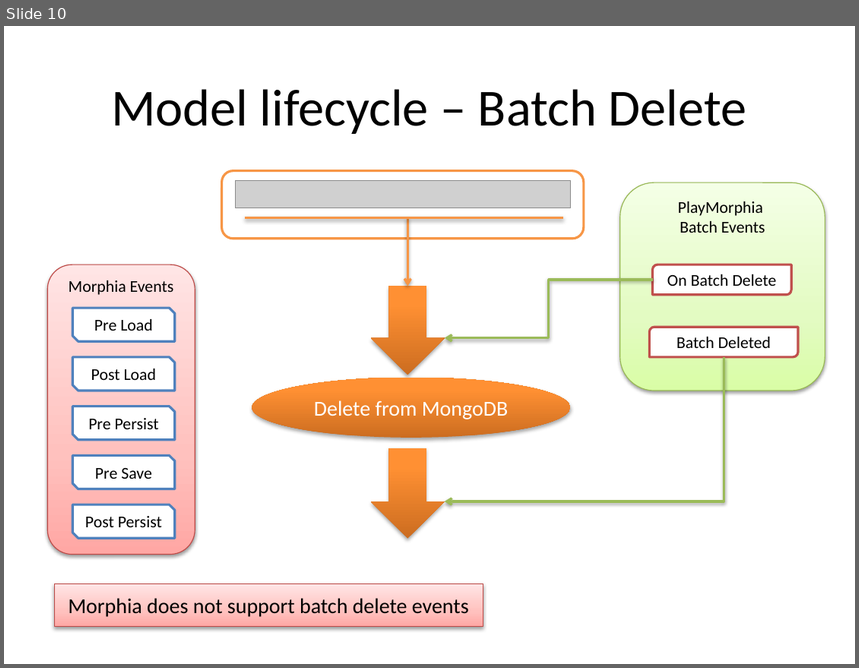
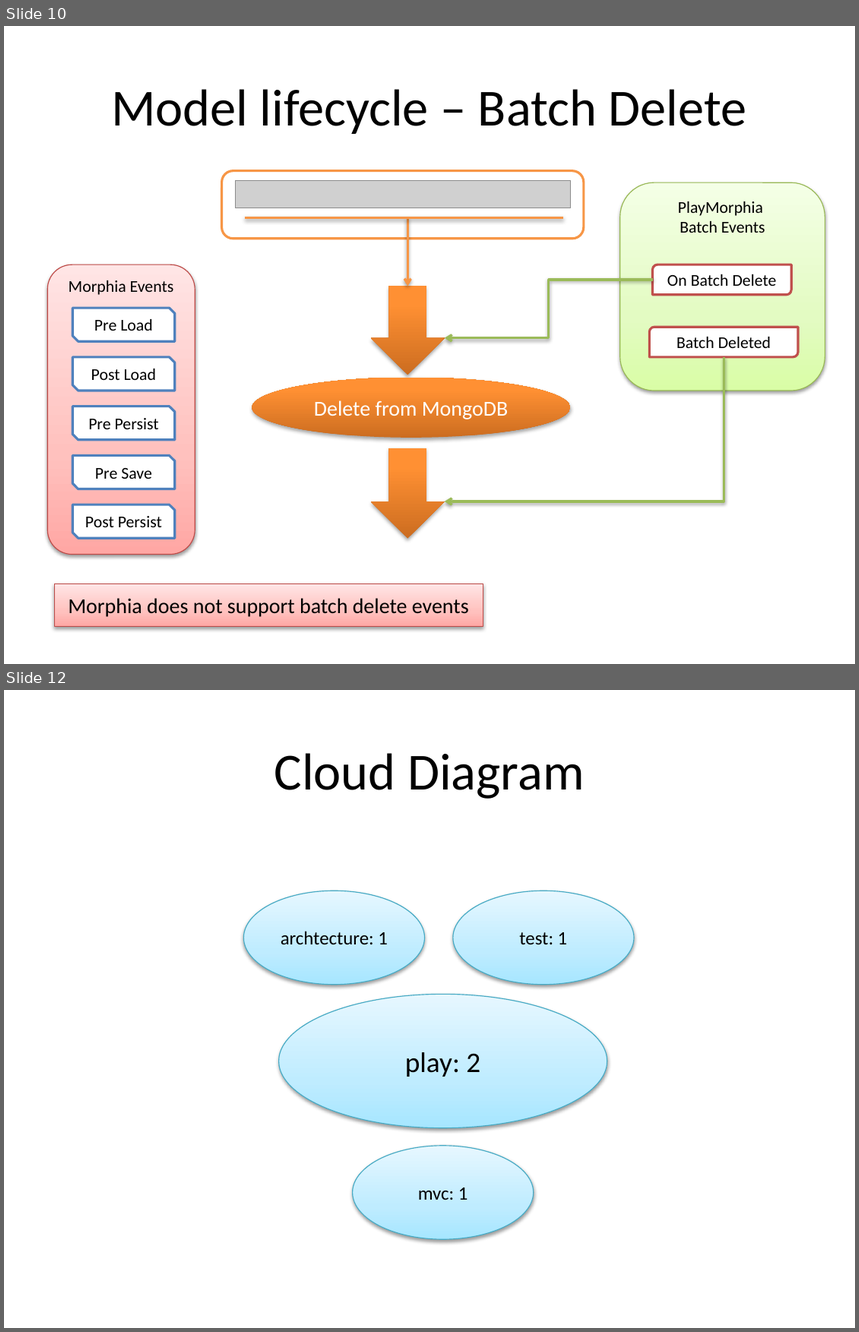
Before and after one commit to BlackLabs/play-morphia, a slide deck: documentation/images.pptx. Shown one above the other, each under a label of ours: slide 10 before the commit, slides 10 and 12 after it; the slides between them are not shown. The pictures are 859x668 and 859x1332 pixels, drawn with LibreOffice and Linux fonts; fonts in the diff are those of the drawing; grey boxes stand for pictures. Boxes give left, top, right and bottom in pixels: in the first picture for what was removed or moved away, otherwise in the second. Text is boxed around its words. In the diff, an @@ line names an element or a change of style, - is before the commit and + after.

```diff
--- a/documentation/images.pptx
+++ b/documentation/images.pptx
@@ slide 12 added at (4, 690, 855, 1328), background #FFFFFF @@
@@ title added at (275, 753, 585, 799), 44 pt, text #000000 @@
+Cloud Diagram
@@ group added at (244, 891, 635, 1240): 4 ellipses @@
+play: 2
+archtecture: 1
+mvc: 1
+test: 1
```
Also in this commit, not shown: 1 other slide added, 17 other files.
